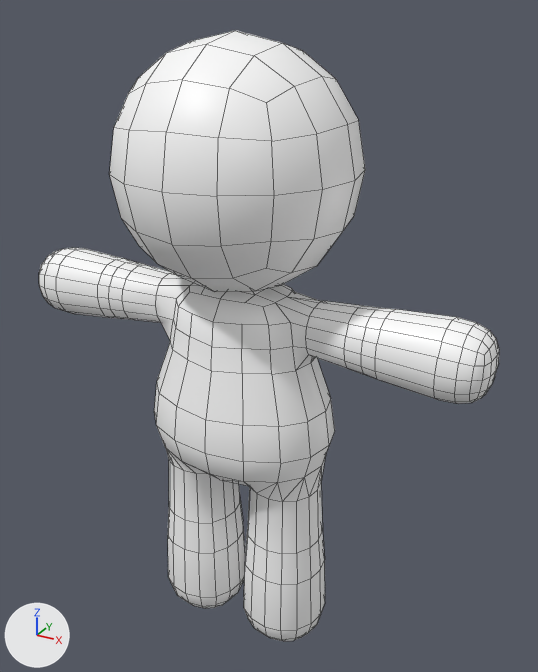
The FBX model Assets/[Models]/Stickman.fbx as it was, and as the next commit left it.
Both versions are drawn from a 50 mm lens placed at (0.949, -1.568, 1.759), pointed at (0.049, 0.068, 0.941). Arrows for +X, +Y and +Z are at lower left; the lights stay in place. The first picture is the older version. Mesh edges are drawn as thin lines. Where no turn or scale is listed for an object, it has been applied to the vertices.

Script lines for the objects in view, before the commit:
```python
me_cube_009 = bpy.data.meshes.new('Cube.009')
me_cube_009.from_pydata(...)  # 710 vertices, 732 faces; spans x -0.67..0.67, y -0.31..0.31, z 0.0..1.71
me_cube_009.materials.append(mat_stickman)  # white #ffffff
ob_stickman = bpy.data.objects.new('Stickman', me_cube_009)
ob_stickman.location = (0.0, 0.0, 0.0)
```
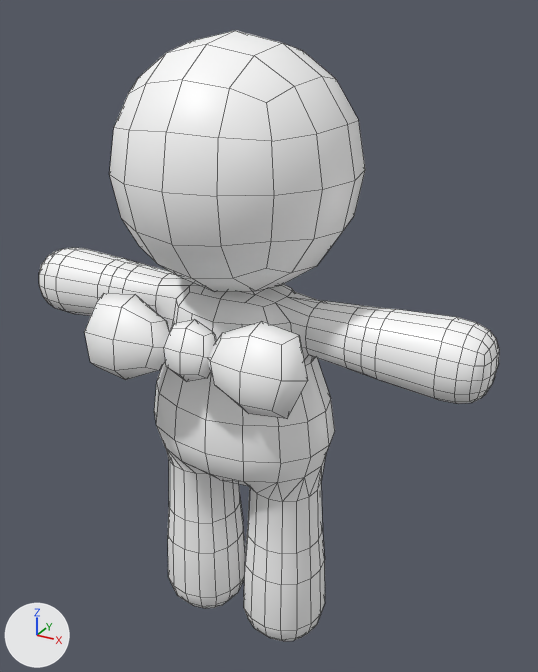
The newer file is also turned or shifted as a whole; pictures and numbers use the older file's frame.

What differs and where, as boxes [x1, y1, x2, y2] in the pictures (538 x 672 px):
part 1 of me_cube_009, added
    after: [164, 319, 216, 382]
part 2 of me_cube_009, added
    after: [208, 321, 308, 418]
part 3 of me_cube_009, added
    after: [85, 293, 170, 380]

What the commit changed:
me_cube_009 is used by ob_stickman; location (0.0, 0.0, 0.0).
me_cube_009 had 710 vertices, 732 faces and spanned x -0.67..0.67, y -0.31..0.31, z 0.0..1.71.
me_cube_009 now has 788 vertices, 804 faces and spans x -0.67..0.67, y -0.31..0.31, z 0.0..1.71.
me_cube_009 part 1: a new loose piece of 26 vertices spanning x -0.08..0.08, y -0.28..-0.19, z 0.93..1.08, in mat_stickman (white #ffffff).
me_cube_009 part 2: a new loose piece of 26 vertices spanning x 0.04..0.31, y -0.31..-0.17, z 0.9..1.11, in mat_stickman (white #ffffff).
me_cube_009 part 3: a new loose piece of 26 vertices spanning x -0.31..-0.04, y -0.31..-0.17, z 0.9..1.11, in mat_stickman (white #ffffff).
